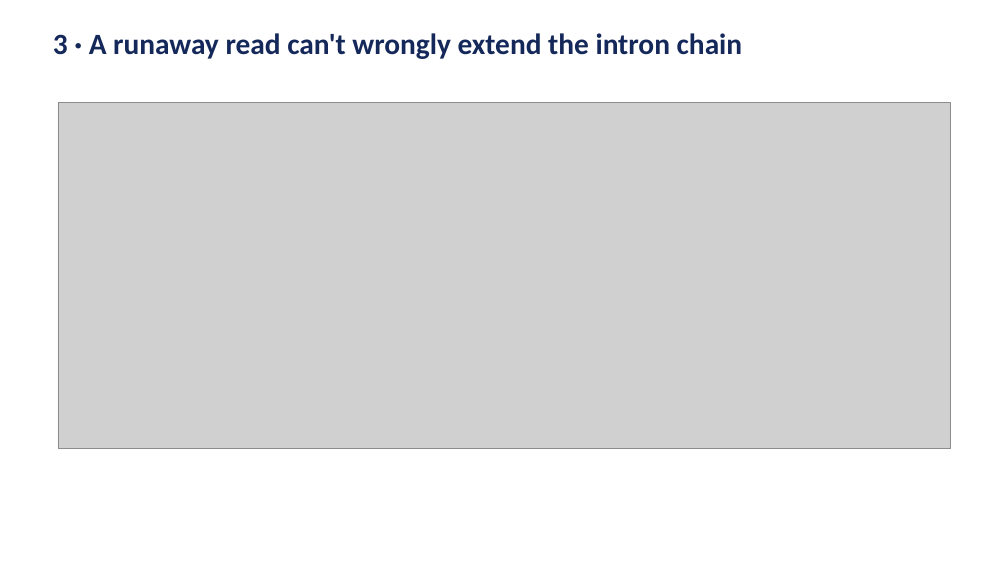
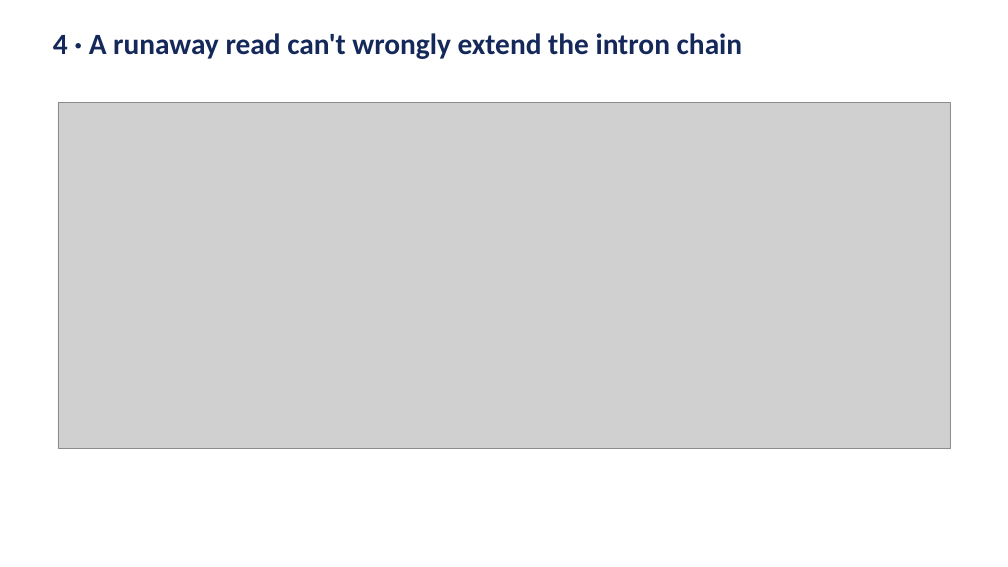
Before and after one commit to juanfraitu1/Rustle, a slide deck: slide 4 of bench/slides/three_slides.pptx (slide 3 before the commit). Drawn at 1008x567 pixels with LibreOffice and Linux fonts; fonts in the diff are those of the drawing; grey boxes stand for pictures. Boxes give left, top, right and bottom in pixels: in the first picture for what was removed or moved away, otherwise in the second. Text is boxed around its words. In the diff, an @@ line names an element or a change of style, - is before the commit and + after.

```diff
--- a/bench/slides/three_slides.pptx
+++ b/bench/slides/three_slides.pptx
@@ text at (x1=53, y1=33, x2=743, y2=59): text changed @@
-3 · A runaway read can't wrongly extend the intron chain
+4 · A runaway read can't wrongly extend the intron chain
```
Also in this commit, not shown: 1 other slide changed, 1 slide added, 2 other files.
